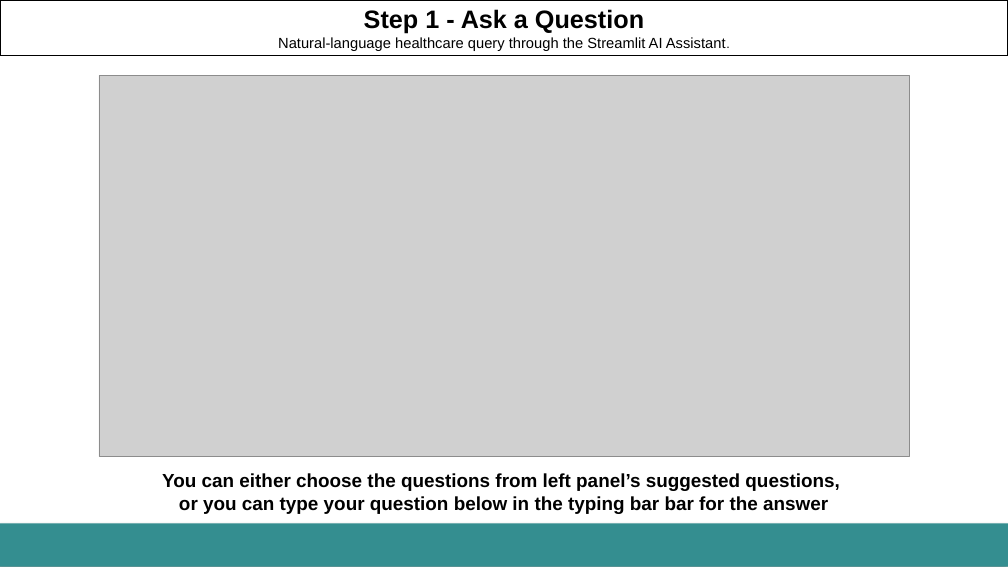
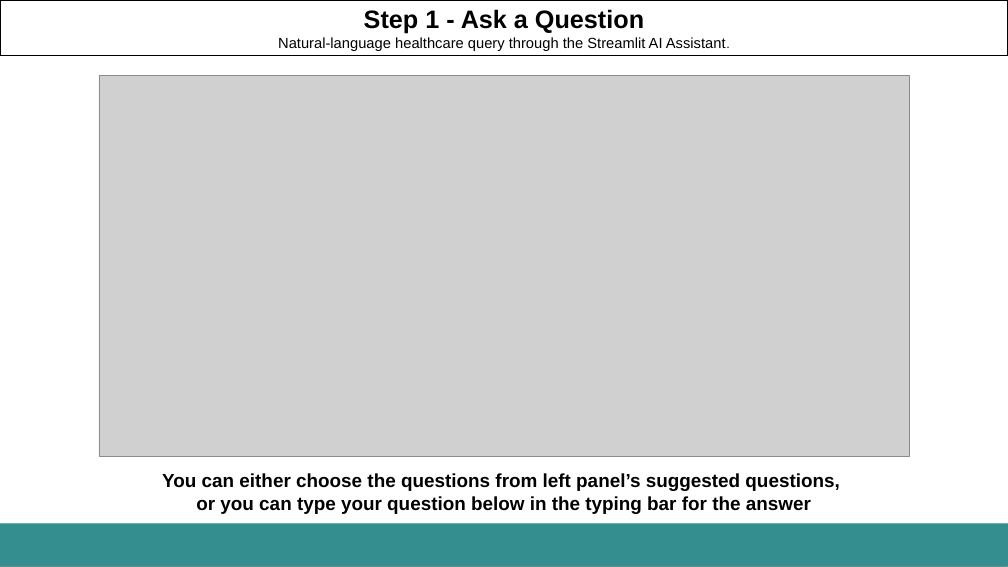
Before and after one commit to Shaan3213/AI-Healthcare-Analytics-Assistant, a slide deck: slide 15 of PPT/AI_Healthcare_Analyst_Agent_FinalPresentation.pptx. Drawn at 1008x567 pixels with LibreOffice and Linux fonts; fonts in the diff are those of the drawing; grey boxes stand for pictures. Boxes give left, top, right and bottom in pixels: in the first picture for what was removed or moved away, otherwise in the second. Text is boxed around its words. In the diff, an @@ line names an element or a change of style, - is before the commit and + after.

```diff
--- a/PPT/AI_Healthcare_Analyst_Agent_FinalPresentation.pptx
+++ b/PPT/AI_Healthcare_Analyst_Agent_FinalPresentation.pptx
@@ text at (196, 496, 811, 514): text changed @@
-or you can type your question below in the typing bar bar for the answer
+or you can type your question below in the typing bar for the answer
```
Also in this commit, not shown: 4 other slides changed, 1 other file.
